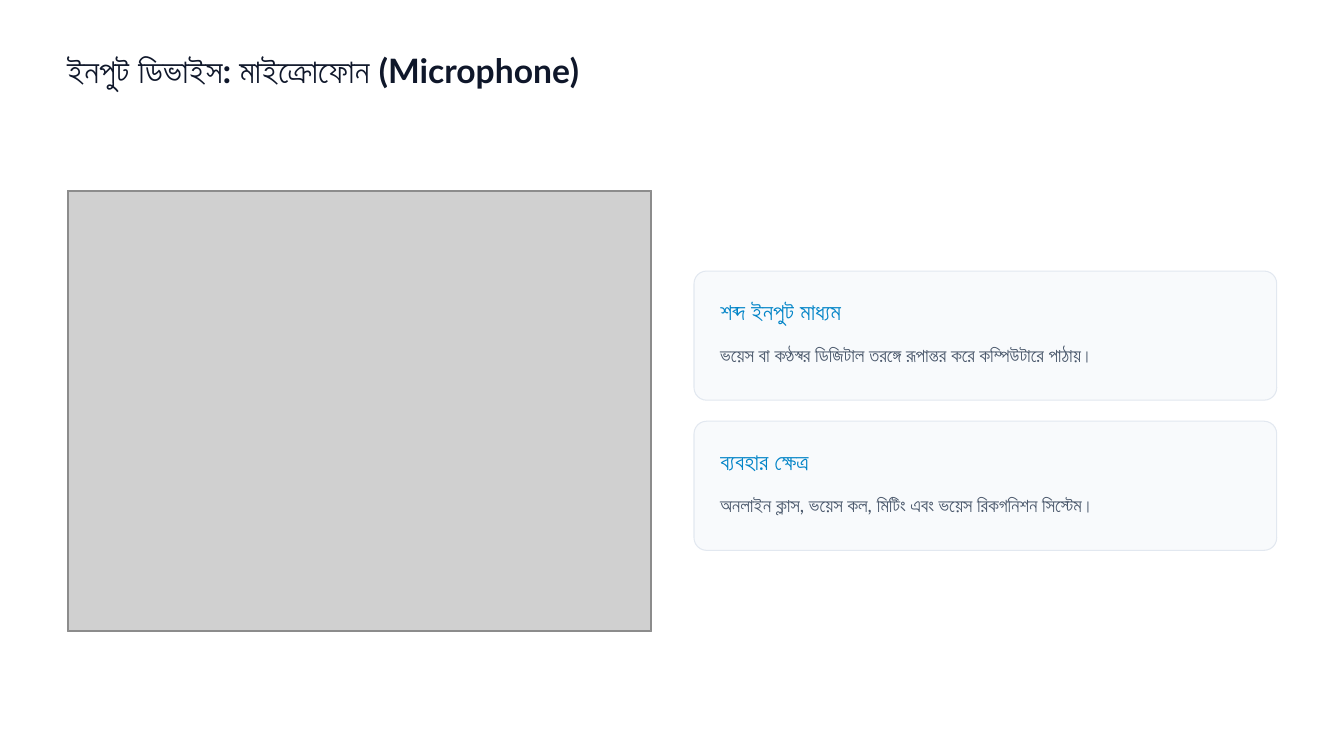
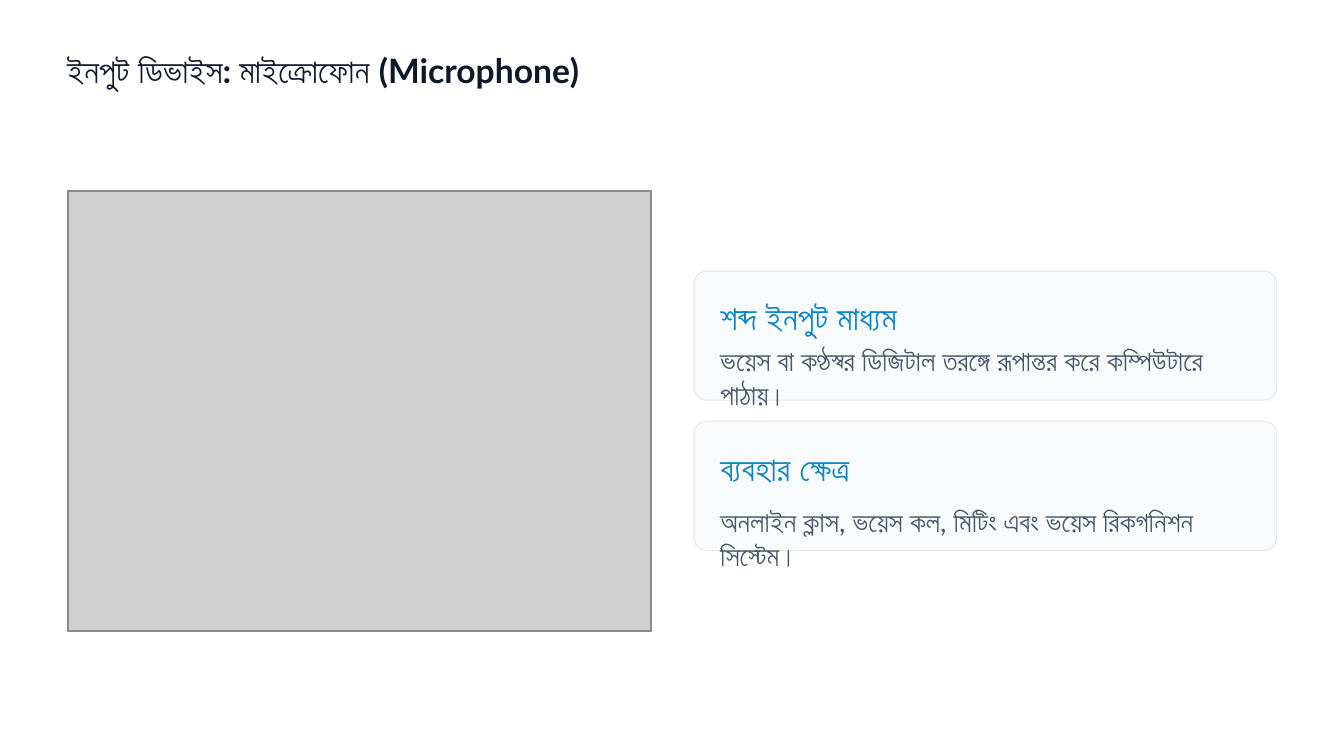
Before and after one commit to rrahman2345/Baliadanga1, a slide deck: slide 5 of ClassMaterials/ICT_Practical--Class7-review-Computerparts.pptx. Drawn at 1344x756 pixels with LibreOffice and Linux fonts; fonts in the diff are those of the drawing; grey boxes stand for pictures. Boxes give left, top, right and bottom in pixels: in the first picture for what was removed or moved away, otherwise in the second. Text is boxed around its words. In the diff, an @@ line names an element or a change of style, - is before the commit and + after.

```diff
--- a/ClassMaterials/ICT_Practical--Class7-review-Computerparts.pptx
+++ b/ClassMaterials/ICT_Practical--Class7-review-Computerparts.pptx
@@ text "শব্দ ইনপুট মাধ্যম" at bbox=[720, 305, 897, 339]: size 16.5 to 24 pt @@
@@ text "ভয়েস বা কণ্ঠস্বর ডিজিটাল তরঙ্গে ..." at bbox=[720, 349, 1203, 406]: size 13.5 to 20 pt @@
@@ text "ব্যবহার ক্ষেত্র" at bbox=[720, 459, 849, 483]: size 16.5 to 24 pt @@
@@ text "অনলাইন ক্লাস, ভয়েস কল, মিটিং ..." at bbox=[720, 511, 1193, 567]: size 13.5 to 20 pt @@
@@ text "অনলাইন ক্লাস, ভয়েস কল, মিটিং ...": place and size @@
-text "অনলাইন ক্লাস, ভয়েস কল, মিটিং ..." at bbox=[720, 498, 1094, 515]
+text "অনলাইন ক্লাস, ভয়েস কল, মিটিং ..." at bbox=[720, 511, 1193, 567]
```
Also in this commit, not shown: 13 other slides changed, 3 slides removed.
